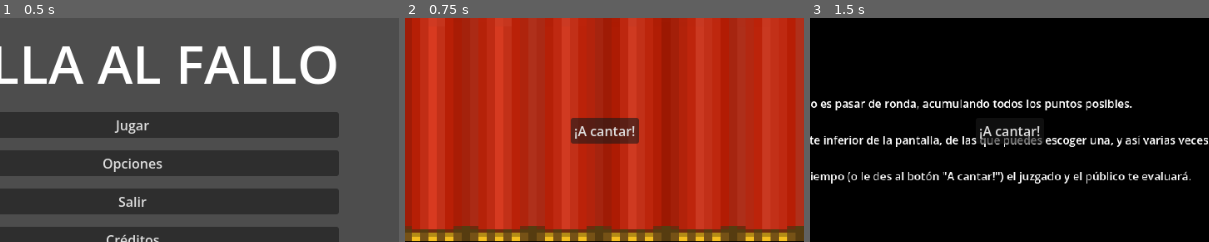
Above: before the commit, frames 1-3 (left to right).
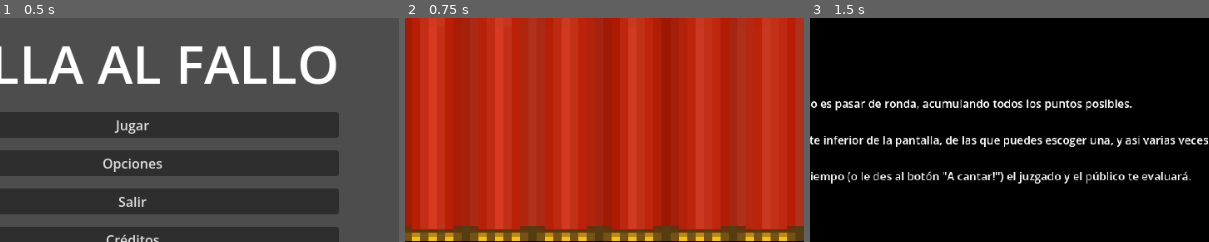
Above: after the commit, the same moments.

Repository: Sromerop0610/LosMataos
Game: Godot game, scene res://Scenes/menú_principal.tscn
The game is run twice, just before and just after one commit, with the same random seed, the same clock (stepped at 60 frames per second) and the same inputs.
Inputs:
- Up to frame 1 (0.5 s): no input
- Up to frame 2 (0.75 s): click "Jugar" at 0.5 s
- Up to frame 3 (1.5 s): click "?" at 1.25 s
The pictures show only the part of the screen within x 33-83%, y 23-73%; the shares and areas given below are measured in that part.

Frame 1 is identical in both runs. In frame 2, 2.0% of the frame differs, in the area x 41-59%, y 44-57%; in frame 3, 0.7%.

Commit message:
UI merge fix

Diff:
--- a/Scenes/Game.tscn
+++ b/Scenes/Game.tscn
@@ -439,15 +439,6 @@
 [node name="AnimationPlayer" type="AnimationPlayer" parent="." unique_id=2031352524]
 libraries/ = SubResource("AnimationLibrary_b2bpf")
 
-[connection signal="pressed" from="PreShow/ButtonAyuda" to="." method="_on_button_ayuda_pressed"]
-[connection signal="pressed" from="PreShow/ButtonACantar" to="." method="_on_button_a_cantar_pressed"]
-[node name="ButtonACantar" type="Button" parent="." unique_id=1424554422]
-offset_left = 520.0
-offset_top = 244.0
-offset_right = 602.0
-offset_bottom = 275.0
-text = "¡A cantar!"
-
 [node name="AudioStreamPlayer2D" type="AudioStreamPlayer2D" parent="." unique_id=1207672741]
 stream = ExtResource("5_7lihs")
 autoplay = true
@@ -457,7 +448,7 @@
 stream = ExtResource("6_fgofq")
 parameters/looping = true
 
-[connection signal="pressed" from="ButtonAyuda" to="." method="_on_button_ayuda_pressed"]
-[connection signal="pressed" from="HelpLayer/ButtonEntendido" to="." method="_on_button_entendido_pressed"]
+[connection signal="pressed" from="PreShow/ButtonAyuda" to="." method="_on_button_ayuda_pressed"]
+[connection signal="pressed" from="PreShow/ButtonACantar" to="." method="_on_button_a_cantar_pressed"]
 [connection signal="timeout" from="TiempoDeRonda" to="." method="_on_tiempo_de_ronda_timeout"]
 [connection signal="pressed" from="HelpLayer/ButtonEntendido" to="." method="_on_button_entendido_pressed"]
